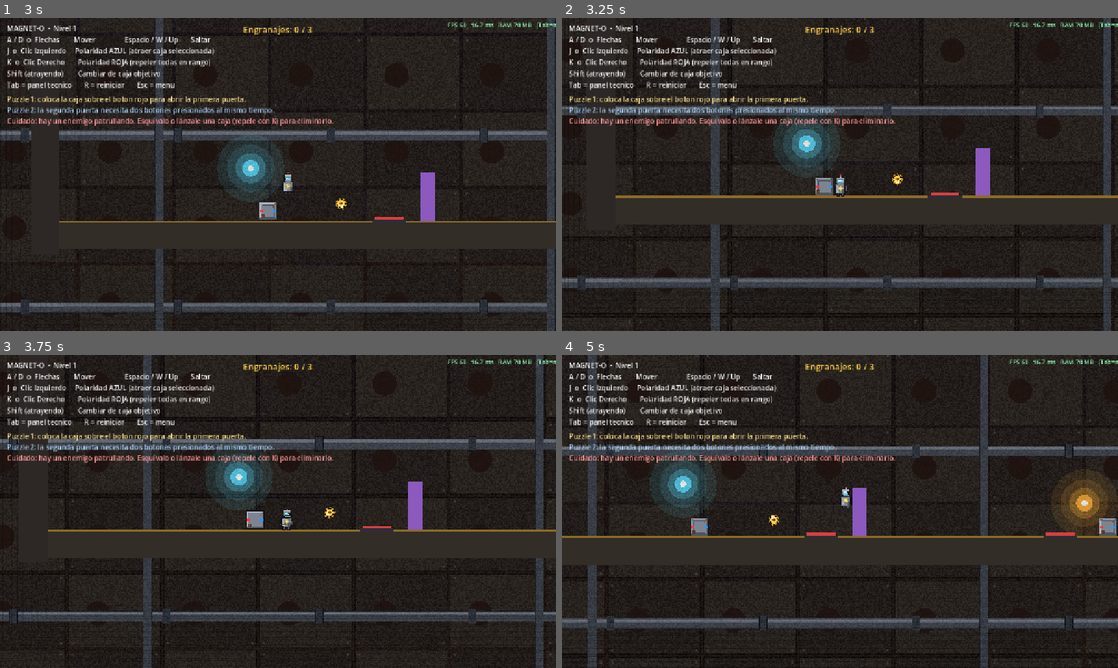
Above: before the commit, frames 1-4 (two rows, left to right).
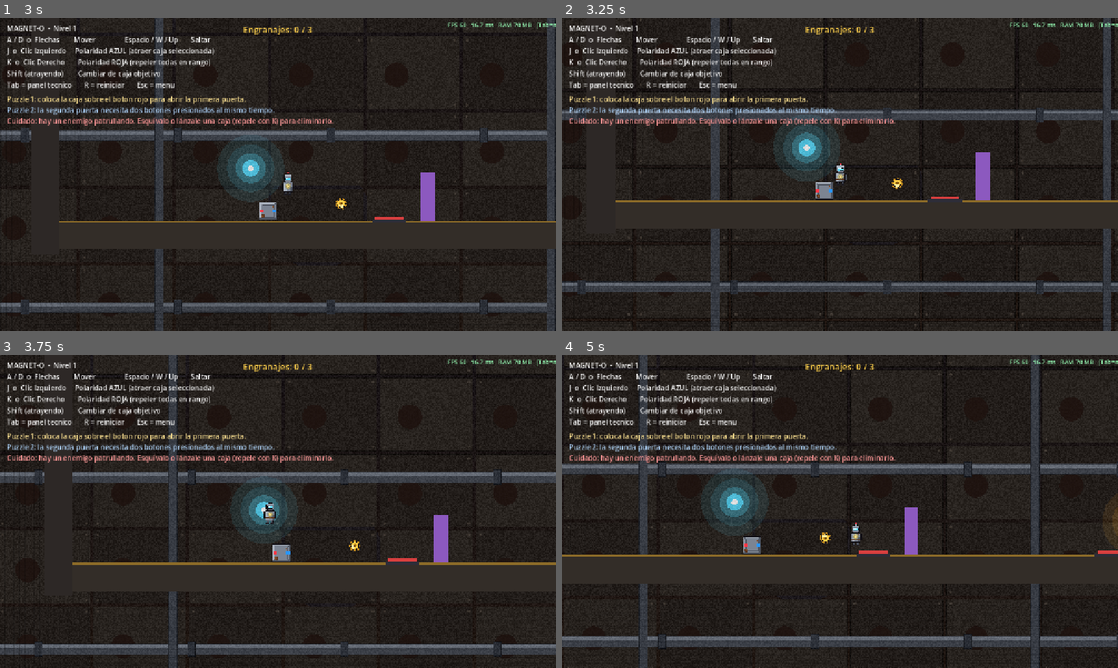
Above: after the commit, the same moments.

Repository: manueleaf/Proyecto_videojuegos_2026_individual
Game: Godot game, scene res://scenes/MainMenu.tscn
Same seed, same stepped clock (60 frames per second), same inputs: the game is played once before the commit and once after it.
Inputs:
- Up to frame 1 (3 s): click "Jugar" at 0.5 s; tap Enter at 1.25 s; hold D (move_right) 1.28-2.78 s; tap Space (jump) at 1.35, 1.52, 1.82, 2.27, 2.3, 2.57 s; tap J (attract) at 2.1 s; hold A (move_left) from 2.78 s (still down); tap Shift (cycle_target) at 2.85 s
- Up to frame 2 (3.25 s): keep holding A (move_left); tap Space (jump) at 3.05 s
- Up to frame 3 (3.75 s): release A (move_left) at 3.53 s; hold D (move_right) from 3.53 s (still down); tap K (repel) at 3.6 s
- Up to frame 4 (5 s): keep holding D (move_right); tap Space (jump) at 3.77, 3.8, 4.07, 4.52, 4.55, 4.82 s; tap Enter at 4.35 s

Frame 1 is identical in both runs. In frame 2, 10% of the frame differs, in the area x 0-100%, y 0-100%; in frame 3, 24%; in frame 4, 27%.

Commit message:
Agregar coyote time y jump buffer al movimiento del jugador

Diff:
--- a/project.godot
+++ b/project.godot
@@ -12,7 +12,7 @@
 
 config/name="Magnet-o"
 run/main_scene="res://scenes/MainMenu.tscn"
-config/features=PackedStringArray("4.6", "GL Compatibility")
+config/features=PackedStringArray("4.7", "GL Compatibility")
 config/icon="res://icon.svg"
 
 [autoload]
--- a/scenes/MainMenu.tscn
+++ b/scenes/MainMenu.tscn
@@ -7,6 +7,8 @@
 anchors_preset = 15
 anchor_right = 1.0
 anchor_bottom = 1.0
+grow_horizontal = 2
+grow_vertical = 2
 script = ExtResource("1_menu")
 
 [node name="Background" type="ColorRect" parent="." unique_id=1951887334]
--- a/scripts/Player.gd
+++ b/scripts/Player.gd
@@ -9,6 +9,13 @@
 @export var friction: float = 1800.0
 @export var air_control: float = 0.6
 
+# Game feel: coyote time + jump buffer
+@export var coyote_time: float = 0.12
+@export var jump_buffer_time: float = 0.12
+
+var _coyote_timer: float = 0.0
+var _jump_buffer_timer: float = 0.0
+
 # Magnetismo
 @export var magnet_force: float = 1800.0
 @export var magnet_falloff: float = 0.35  # 0 = fuerza constante, 1 = decae linealmente con distancia
@@ -49,6 +56,8 @@
 	global_position = _spawn_position
 	velocity = Vector2.ZERO
 	current_polarity = Polarity.NONE
+	_coyote_timer = 0.0
+	_jump_buffer_timer = 0.0
 	_set_selected_box(null)
 	Audio.set_magnet_active(false)
 	Audio.play_sfx("hurt")
@@ -57,7 +66,7 @@
 
 func _physics_process(delta: float) -> void:
 	_handle_gravity(delta)
-	_handle_jump()
+	_handle_jump(delta)
 	_handle_horizontal_movement(delta)
 	_handle_polarity_input()
 	_update_target_selection()
@@ -74,10 +83,29 @@
 		velocity.y += gravity * delta
 
 
-func _handle_jump() -> void:
-	if Input.is_action_just_pressed("jump") and is_on_floor():
+func _handle_jump(delta: float) -> void:
+	# Jump buffer: si se presiono saltar, guardamos el "recuerdo" por un rato,
+	# aunque todavia no estemos en el suelo (ej. justo antes de aterrizar).
+	if Input.is_action_just_pressed("jump"):
+		_jump_buffer_timer = jump_buffer_time
+	else:
+		_jump_buffer_timer -= delta
+
+	# Coyote time: mientras estamos en el suelo se resetea al maximo; en el
+	# aire va bajando, permitiendo saltar un poco despues de salir de una
+	# plataforma (perdona el timing de caer sin haber saltado a tiempo).
+	if is_on_floor():
+		_coyote_timer = coyote_time
+	else:
+		_coyote_timer -= delta
+
+	# Si hay un salto "recordado" Y seguimos dentro del margen de coyote
+	# time, ejecutamos el salto.
+	if _jump_buffer_timer > 0.0 and _coyote_timer > 0.0:
 		velocity.y = jump_velocity
 		Audio.play_sfx("jump")
+		_jump_buffer_timer = 0.0
+		_coyote_timer = 0.0
 
 
 func _handle_horizontal_movement(delta: float) -> void:
